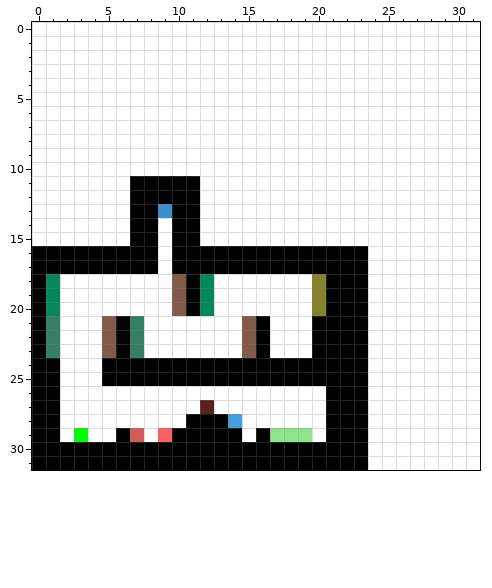
Pixel-art sprite: Assets/Assets/LevelsImage/world_test_07.png. The picture above was drawn from the file before the commit.
The file is 32x32 pixels.
After the commit:
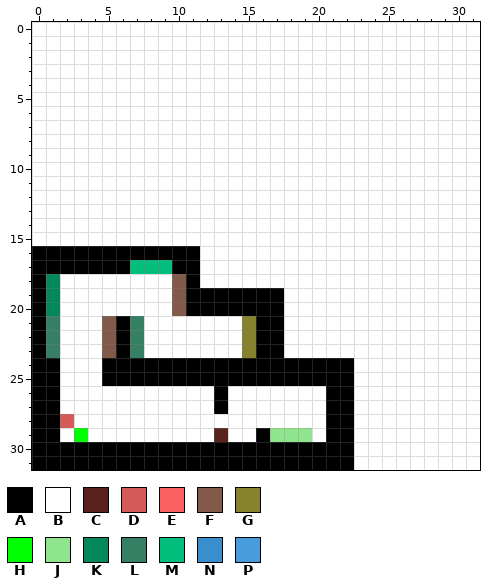
Palette (. is transparent): A #000000  B #ffffff  C #57231c  D #d55b5b  E #fb6161  F #825a4a  G #86822d  H #00ff00  J #8fe58d  K #04885a  L #357f65  M #03bf7d  N #3a8ecc  P #479cdb
The edit:
Changed rows in their new state; - is an unchanged pixel.
first column x 2:
11 -----BBBBB------------
12 -----BBBBB------------
13 -----BBBBB------------
14 -----BB-BB------------
15 -----BB-BB------------
16 -------A--BBBBBBBBBBBB
17 -----MMM--BBBBBBBBBBBB
18 ----------B-------BBBB
19 ----------AAAAAA--BBBB
20 ----------AAAAAA--BBBB
21 -------------G-A--BBBB
22 -------------G-A--BBBB
23 -------------G-A--BBBB
24 ---------------------B
25 ---------------------B
26 -----------A---------B
27 ----------BA---------B
28 D--------BBBB--------B
29 ----BB-BBBBCB--------B
30 ---------------------B
31 ---------------------B
Where, in picture pixels (left, top, right, bottom), the same in both pictures:
changed: (116, 176, 368, 470)
changed: (60, 414, 74, 428)
